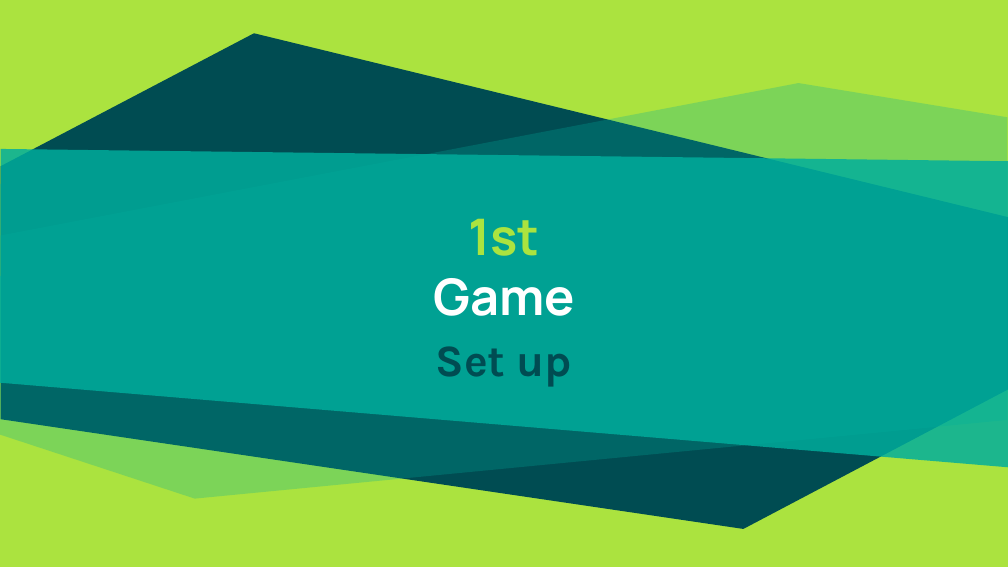
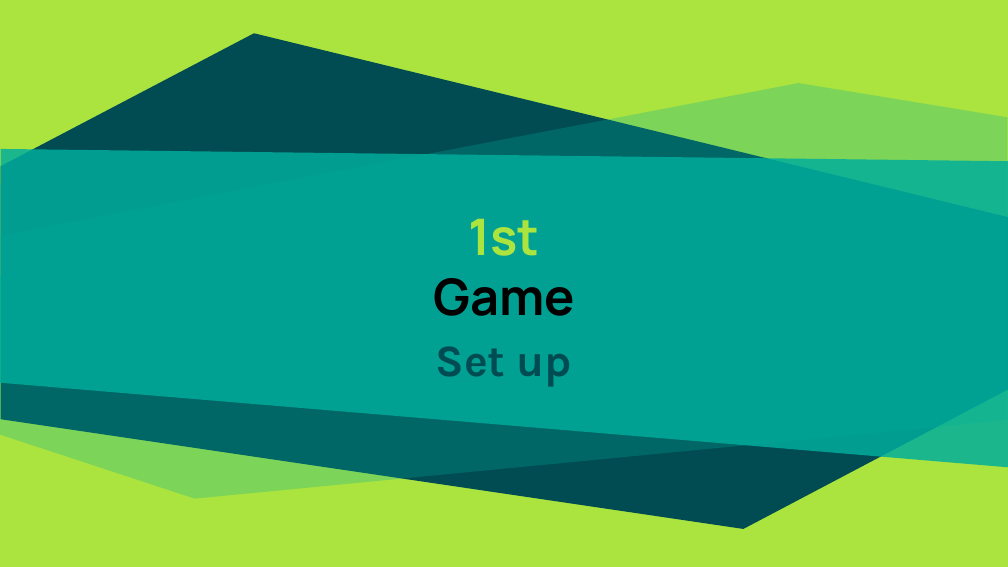
Before and after one commit to patrocinio/chaos-monkey-playing-ping-pong, a slide deck: slide 6 of v2/Presentation/Kubernetes-Resilience.pptx. Drawn at 1008x567 pixels with LibreOffice and Linux fonts; fonts in the diff are those of the drawing. Boxes give left, top, right and bottom in pixels: in the first picture for what was removed or moved away, otherwise in the second. Text is boxed around its words. In the diff, an @@ line names an element or a change of style, - is before the commit and + after.

Commit message:
Work on new Game 7

```diff
--- a/v2/Presentation/Kubernetes-Resilience.pptx
+++ b/v2/Presentation/Kubernetes-Resilience.pptx
@@ title at (x1=433, y1=278, x2=574, y2=316): text colour #FFFFFF to #000000 in "Game" @@
```
Also in this commit, not shown: 10 other slides changed, 6 other files.
